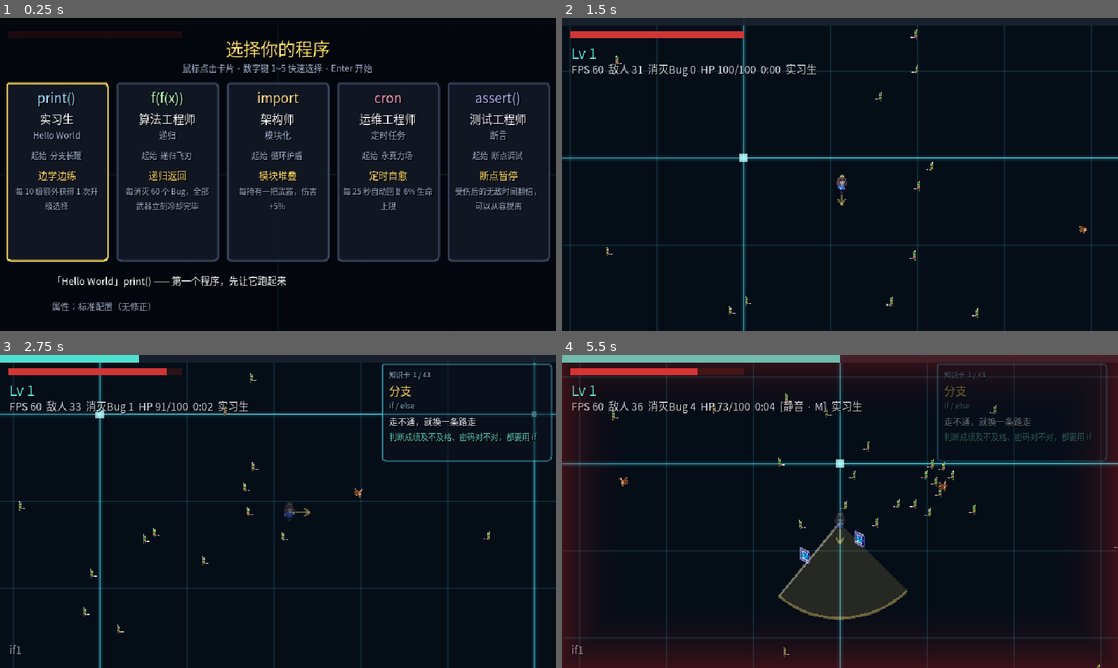
Above: before the commit, frames 1-4 (two rows, left to right).
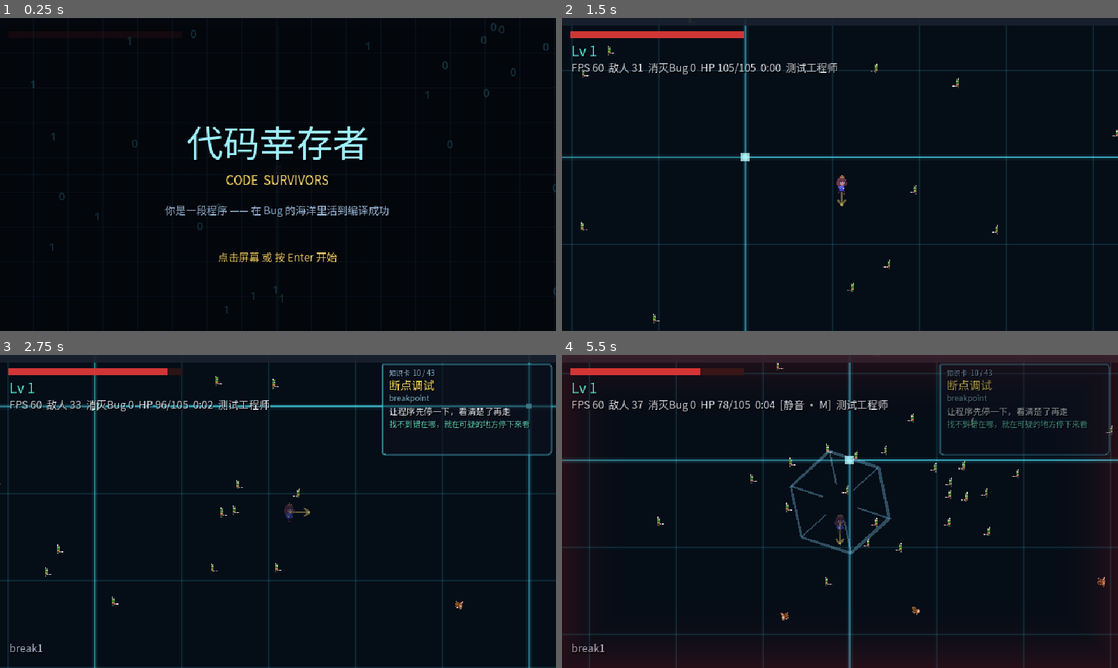
Above: after the commit, the same moments.

Repository: xy5945/CodeSurvivors
Game: Godot game, scene res://main.tscn
Same seed, same stepped clock (60 frames per second), same inputs: the game is played once before the commit and once after it.
Inputs (mouse positions are in pixels of both pictures, inside the frame that each line leads up to):
- Up to frame 1 (0.25 s): no input
- Up to frame 2 (1.5 s): tap Enter at 0.5, 0.6 s; move the mouse to (962, 158) at 0.52 s; hold D (move_right) 0.53-1.28 s; click (962, 158) at 0.67 s; tap Space at 0.77, 0.8, 1.07, 1.35 s; move the mouse to (728, 190) at 1.27 s; hold S (move_down) from 1.28 s (still down); click (728, 190) at 1.42 s
- Up to frame 3 (2.75 s): tap Space at 1.52, 1.82, 2.3 s; tap Enter at 1.55 s; move the mouse to (333, 442) at 2.02 s; release S (move_down) at 2.03 s; hold D (move_right) from 2.03 s (still down); tap Tab (build_panel) at 2.1 s; click (333, 442) at 2.17 s
- Up to frame 4 (5.5 s): move the mouse to (812, 574) at 2.77 s; release D (move_right) at 2.78 s; hold W (move_up) 2.78-3.53 s; tap Enter at 2.85, 4.55 s; click (812, 574) at 2.92 s; tap Space at 3.02, 3.32, 3.77, 3.8, 4.07, 4.52, 4.82, 5.3 s; move the mouse to (1006, 558) at 3.52 s; hold A (move_left) 3.53-5.03 s; tap M at 3.6 s; click (1006, 558) at 3.67 s; tap Escape (pause) at 4.15 s; move the mouse to (673, 464) at 4.27 s; tap 1 at 4.35 s; click (673, 464) at 4.42 s; move the mouse to (867, 511) at 5.02 s; hold S (move_down) from 5.03 s (still down); tap 9 at 5.1 s; click (867, 511) at 5.17 s

The runs differ from the first frame. In frame 1, 13% of the frame differs, in the area x 1-100%, y 1-95%; in frame 2, 5.1%; in frame 3, 9.0%; in frame 4, 14%, in the area x 0-100%, y 0-100%.

Commit message:
美术补齐：内嵌中文字体 + 宝箱贴图 + 开场标题画面
- 中文字体内嵌 fonts/NotoSansSC-Regular.ttf（思源黑体 SIL OFL 可商用），
  替换 SystemFont（换机器/导出 exe 会整屏方框、且不能随包分发）。
  子集=项目字符+GB2312 常用字，2.0MB（全量 17.7MB），
  生成脚本 tools/font/gen_font_subset.py
- **坑：NotoSansSC-VF 可变字体的默认实例是 wght=100(Thin)** —— 汉字细到
  42px 标题几乎看不见（标题区亮像素只有英文的零头）。必须先用
  fontTools.varLib.instancer 钉在 wght=400 再子集
- 宝箱贴图 assets/sprites/chest.png（16x16 像素，金边木箱+挂锁），
  替掉占位用的金色方块；新增 --dropchest 便于截图验证
- 新增 ui/title_ui.gd：开场标题（代码画网格 + 漂浮 0/1 背景），
  点击/Enter 进选人；新增 --titleshot
- --uitest 加中文字体加载断言（headless 看不出缺字，只能显式查）

Diff:
--- a/main.gd
+++ b/main.gd
@@ -21,6 +21,7 @@
 @onready var knowledge: KnowledgeUI = $KnowledgeUI
 @onready var result: ResultUI = $ResultUI
 @onready var char_select: CharSelectUI = $CharSelectUI
+@onready var title: TitleUI = $TitleUI
 @onready var vignette: DamageVignette = $DamageVignette
 
 var sim: Sim
@@ -150,6 +151,7 @@
 	result.restart_requested.connect(_on_restart)
 	result.quit_requested.connect(_on_quit)
 	char_select.selected.connect(_on_char_selected)
+	title.start_requested.connect(_on_title_start)
 
 	camera.position = Vector2(sim.player_x, sim.player_y)
 	_sync_player(0.0, false)
@@ -209,6 +211,15 @@
 			get_tree().quit()
 			return
 
+	# --titleshot：开标题画面截图
+	if OS.get_cmdline_user_args().has("--titleshot"):
+		title.open()
+		await RenderingServer.frame_post_draw
+		await RenderingServer.frame_post_draw
+		_save_shot()
+		get_tree().quit()
+		return
+
 	# --charshot[=<角色id>]：开选人界面截图（选人会暂停整棵树，
 	# --shot 的倒计时跑不动，所以和结算一样单独给一条路径）
 	for a in OS.get_cmdline_user_args():
@@ -271,7 +282,12 @@
 				sim.loadout.recompute()
 				if EvolveDefs.is_evo_id(gid):
 					sim.loadout.apply_evolution(gid)
-		# --spawn=<敌人id>：在玩家周围摆一圈指定敌人，配合 --shot 验证美术
+		# --dropchest：在玩家旁边摆一个宝箱，配合 --shot 验证宝箱美术
+	#（宝箱只能靠击杀精英获得，手点太慢，截图需要一条直达路径）
+	if OS.get_cmdline_user_args().has("--dropchest"):
+		sim.gems.spawn_chest(sim.player_x + 70.0, sim.player_y)
+
+	# --spawn=<敌人id>：在玩家周围摆一圈指定敌人，配合 --shot 验证美术
 		for a in OS.get_cmdline_user_args():
 			if a.begins_with("--spawn="):
 				var ei := EnemyDB.idx_of(a.substr(8))
@@ -285,10 +301,15 @@
 							d.hp, 0.0, d.radius, ei
 						)
 
-	# 正常开局（一个命令行参数都没有）→ 先选角色再开打。
+	# 正常开局（一个命令行参数都没有）→ 标题 → 选角色 → 开打。
 	# 带参数的启动一律直接开局：headless 测试和截图流程不能被弹窗挡住。
 	if OS.get_cmdline_user_args().is_empty():
-		char_select.open()
+		title.open()
+
+
+## 标题画面点掉之后进选人。
+func _on_title_start() -> void:
+	char_select.open()
 
 
 ## --char=<角色id>：跳过选人直接开局（测试与截图用）。
@@ -453,6 +474,12 @@
 	print("全满级后抽 3 张 → %s" % [
 		", ".join(last.map(func(c): return str(c["def"]["name"])))
 	])
+
+	# 中文字体：内嵌字体没加载上的话 headless 里看不出任何异常，
+	# 到了没装中文字体的机器上就是整屏方框 —— 所以这里必须显式断言。
+	var f := UiFont.cjk()
+	print("  中文字体 · %s · %s" % [
+		f.resource_path if f != null else "未加载", "OK" if f != null else "FAIL"])
 	print("")
 
 
--- a/main.tscn
+++ b/main.tscn
@@ -18,6 +18,7 @@
 [ext_resource type="Script" path="res://ui/result_ui.gd" id="16_res"]
 [ext_resource type="Script" path="res://render/aura_renderer.gd" id="17_aura"]
 [ext_resource type="Script" path="res://ui/char_select_ui.gd" id="18_char"]
+[ext_resource type="Script" path="res://ui/title_ui.gd" id="19_title"]
 
 [node name="Main" type="Node2D"]
 script = ExtResource("1_main")
@@ -80,3 +81,7 @@
 [node name="CharSelectUI" type="CanvasLayer" parent="."]
 script = ExtResource("18_char")
 layer = 30
+
+[node name="TitleUI" type="CanvasLayer" parent="."]
+script = ExtResource("19_title")
+layer = 40
--- a/render/gem_renderer.gd
+++ b/render/gem_renderer.gd
@@ -5,12 +5,13 @@
 ## 必须分开：一个 MultiMesh 只能有一张贴图，而三者外观完全不同：
 ##   宝石   = gem.png（紫色水晶，加经验）
 ##   补丁包 = patch.png（绿色医疗包，回血 —— RPG Icon Pack icon_390）
-##   宝箱   = 暂无贴图，用金色方块代替（精英怪必掉，大额回血；贴图到位再换）
+##   宝箱   = chest.png（金色宝箱，精英怪必掉的大额回血）
 ## 玩家要在混战里一眼分清"经验 / 救命 / 大奖"。
 ##
 
 const GEM_PATH := "res://assets/sprites/gem.png"
 const PATCH_PATH := "res://assets/sprites/patch.png"
+const CHEST_PATH := "res://assets/sprites/chest.png"
 const WHITE := Color(1.0, 1.0, 1.0, 1.0)
 const CHEST_COLOR := Color(1.0, 0.82, 0.25, 1.0)   # 金色，与绿色补丁包、紫色宝石拉开
 # 碰撞半径只有 5px（直径 10），但 32x32 的水晶图标压到 10px 就糊成一团了。
@@ -36,7 +37,7 @@
 	var r := GameConfig.GEM_RADIUS * 2.0 * VISUAL_SCALE
 	_gem = _make(cap, SpriteMesh.quad(r), GEM_PATH)
 	_patch = _make(cap, SpriteMesh.quad(GameConfig.PATCH_RADIUS * 2.0 * PATCH_VISUAL_SCALE), PATCH_PATH)
-	_chest = _make(cap, SpriteMesh.quad(CHEST_SIZE), "")
+	_chest = _make(cap, SpriteMesh.quad(CHEST_SIZE), CHEST_PATH)
 
 
 func _make(cap: int, mesh: ArrayMesh, tex_path: String) -> MultiMesh:
--- /dev/null
+++ b/ui/title_ui.gd
@@ -0,0 +1,174 @@
+class_name TitleUI
+extends CanvasLayer
+##
+## 开场标题画面。游戏现在有角色、有成长、有结算，但启动后直接进选人 ——
+## 缺一个"这是一个完整游戏"的门面，这是补齐的那块。
+##
+## 和选人/结算同一套规则：暂停整棵树 + process_mode = WHEN_PAUSED +
+## 固定 position/size（set_anchors_preset 在父节点没布局完时会算出错误 offset）。
+##
+## 美术全部代码画：标题是文字，背景是程序化网格 + 漂浮的 0/1。
+## 这游戏的视觉语言本来就是"程序世界"，画一张 Logo 图反而和场内的
+## 电路板底图对不上。
+##
+
+signal start_requested
+
+const C_TITLE := Color(0.62, 0.94, 1.0, 1.0)      # 青白：和场内电路板同色系
+const C_SUB := Color(1.0, 0.86, 0.42, 1.0)        # 金色：升级/进化的"奖励色"
+const C_DIM := Color(0.60, 0.72, 0.86, 1.0)
+
+const TITLE_TEXT := "代码幸存者"
+const SUB_TEXT := "CODE  SURVIVORS"
+const DESC_TEXT := "你是一段程序 —— 在 Bug 的海洋里活到编译成功"
+const HINT_TEXT := "点击屏幕 或 按 Enter 开始"
+
+var _bg: Node2D
+var _hint: Label
+var _is_open := false
+var _t := 0.0
+
+
+func _ready() -> void:
+	process_mode = Node.PROCESS_MODE_WHEN_PAUSED
+	_build()
+	hide()
+
+
+func is_open() -> bool:
+	return _is_open
+
+
+func open() -> void:
+	show()
+	_is_open = true
+	Input.set_mouse_mode(Input.MOUSE_MODE_VISIBLE)
+	get_tree().paused = true
+
+
+func _build() -> void:
+	var root := Control.new()
+	root.set_anchors_preset(Control.PRESET_FULL_RECT)
+	add_child(root)
+
+	var dim := ColorRect.new()
+	dim.set_anchors_preset(Control.PRESET_FULL_RECT)
+	dim.color = Color(0.01, 0.02, 0.04, 0.92)
+	root.add_child(dim)
+
+	# 背景装饰单独挂一个 Node2D 自己画（网格 + 漂浮的 0/1）
+	_bg = _TitleBg.new()
+	root.add_child(_bg)
+
+	var title := Label.new()
+	title.text = TITLE_TEXT
+	UiFont.apply(title, 42, C_TITLE)
+	title.horizontal_alignment = HORIZONTAL_ALIGNMENT_CENTER
+	title.position = Vector2(0.0, 118.0)
+	title.size = Vector2(640.0, 54.0)
+	root.add_child(title)
+
+	var sub := Label.new()
+	sub.text = SUB_TEXT
+	UiFont.apply(sub, 14, C_SUB)
+	sub.horizontal_alignment = HORIZONTAL_ALIGNMENT_CENTER
+	sub.position = Vector2(0.0, 178.0)
+	sub.size = Vector2(640.0, 22.0)
+	root.add_child(sub)
+
+	var desc := Label.new()
+	desc.text = DESC_TEXT
+	UiFont.apply(desc, 12, C_DIM)
+	desc.horizontal_alignment = HORIZONTAL_ALIGNMENT_CENTER
+	desc.position = Vector2(0.0, 214.0)
+	desc.size = Vector2(640.0, 20.0)
+	root.add_child(desc)
+
+	_hint = Label.new()
+	_hint.text = HINT_TEXT
+	UiFont.apply(_hint, 12, C_SUB)
+	_hint.horizontal_alignment = HORIZONTAL_ALIGNMENT_CENTER
+	_hint.position = Vector2(0.0, 268.0)
+	_hint.size = Vector2(640.0, 20.0)
+	root.add_child(_hint)
+
+
+func _process(dt: float) -> void:
+	if not _is_open:
+		return
+	_t += dt
+	# 提示呼吸：全屏静止不动会让人以为卡住了
+	_hint.modulate.a = 0.55 + 0.45 * (0.5 + 0.5 * sin(_t * 3.0))
+
+
+func _confirm() -> void:
+	if not _is_open:
+		return
+	_is_open = false
+	hide()
+	get_tree().paused = false
+	start_requested.emit()
+
+
+func _input(event: InputEvent) -> void:
+	if not _is_open:
+		return
+	if event is InputEventKey and event.pressed and not event.echo:
+		var k := (event as InputEventKey).keycode
+		if k == KEY_ENTER or k == KEY_SPACE:
+			_confirm()
+			get_viewport().set_input_as_handled()
+	elif event is InputEventMouseButton and event.pressed:
+		_confirm()
+		get_viewport().set_input_as_handled()
+
+
+##
+## 标题背景：程序化网格 + 向下漂浮的 0/1。
+## 内嵌在这里而不是单独建文件 —— 只服务于这一个画面，拆出去反而要到处找。
+##
+class _TitleBg extends Node2D:
+	const CELL := 40.0
+	const N_CHARS := 26
+
+	var _t := 0.0
+	var _chars: Array[Dictionary] = []
+
+
+	func _ready() -> void:
+		for i in N_CHARS:
+			_chars.append({
+				"x": randf() * 640.0,
+				"y": randf() * 360.0,
+				"v": 12.0 + randf() * 26.0,
+				"c": "1" if randf() < 0.5 else "0",
+			})
+
+
+	func _process(dt: float) -> void:
+		_t += dt
+		for d in _chars:
+			d["y"] = float(d["y"]) + float(d["v"]) * dt
+			if float(d["y"]) > 370.0:
+				d["y"] = -10.0
+				d["x"] = randf() * 640.0
+		queue_redraw()
+
+
+	func _draw() -> void:
+		# 网格：和场内电路板底图同一语言，慢速右移制造"程序在跑"的感觉
+		var off := _t * 6.0
+		var x := -fmod(off, CELL)
+		while x < 640.0:
+			draw_line(Vector2(x, 0.0), Vector2(x, 360.0), Color(0.25, 0.75, 0.95, 0.05), 1.0)
+			x += CELL
+		var y := 0.0
+		while y < 360.0:
+			draw_line(Vector2(0.0, y), Vector2(640.0, y), Color(0.25, 0.75, 0.95, 0.05), 1.0)
+			y += CELL
+
+		# 漂浮的 0/1：用默认字体画（数字不需要中文字体）
+		var f := ThemeDB.fallback_font
+		for d in _chars:
+			draw_string(f, Vector2(float(d["x"]), float(d["y"])), str(d["c"]),
+				HORIZONTAL_ALIGNMENT_LEFT, -1.0, 13, Color(0.35, 0.85, 1.0, 0.20))
--- a/ui/ui_font.gd
+++ b/ui/ui_font.gd
@@ -3,22 +3,22 @@
 ##
 ## 中文字体。Godot 默认字体不含中文字形，不指定的话运行起来全是"□□□□"。
 ##
-## 这里用 SystemFont 指向系统中文字体，只为让第一版跑通。
-## 正式做 UI 时应换成项目内的字体文件（思源黑体 Noto Sans SC，SIL OFL 可商用）——
-## 系统字体有版权风险，且打包到别的机器上可能缺失。
+## 字体文件内嵌在项目里（fonts/NotoSansSC-Regular.ttf，思源黑体 SIL OFL 可商用）。
+## 早期用 SystemFont 指向微软雅黑只为让第一版跑通 —— 那有两个硬伤：
+##   1. 换台机器（尤其导出 exe 之后）没有这个字体就整屏方框
+##   2. 系统字体不能随包分发，有版权风险
+## 内嵌这份是子集：项目用到的字符 + GB2312 常用汉字（3.4MB，全量 17.7MB）。
+## 新增中文文案后重新生成，见 tools/font/gen_font_subset.py。
 ##
 
-static var _cache: SystemFont = null
+const FONT_PATH := "res://fonts/NotoSansSC-Regular.ttf"
+
+static var _cache: Font = null
 
 
-static func cjk() -> SystemFont:
+static func cjk() -> Font:
 	if _cache == null:
-		var f := SystemFont.new()
-		# 注意：PackedStringArray 没有 (String, String, ...) 构造函数，只能从数组字面量构造
-		f.font_names = PackedStringArray([
-			"Microsoft YaHei", "Noto Sans CJK SC", "SimHei", "sans-serif"
-		])
-		_cache = f
+		_cache = load(FONT_PATH)
 	return _cache
 
 
Binary file added: assets/sprites/chest.png
Not shown, added: assets/sprites/chest.png.import
Binary file added: fonts/NotoSansSC-Regular.ttf
Not shown, added: fonts/NotoSansSC-Regular.ttf.import
Not shown: 1 places in main.tscn that only renumber resources
Not shown, added: tools/font/_static_wght400.ttf.import
Not shown, added: tools/font/chars.txt
Not shown, added: tools/font/fontcheck.gd.uid
Not shown, added: ui/title_ui.gd.uid
Not shown, changed: .gitignore
Not shown, added: tools/font/gen_font_subset.py
